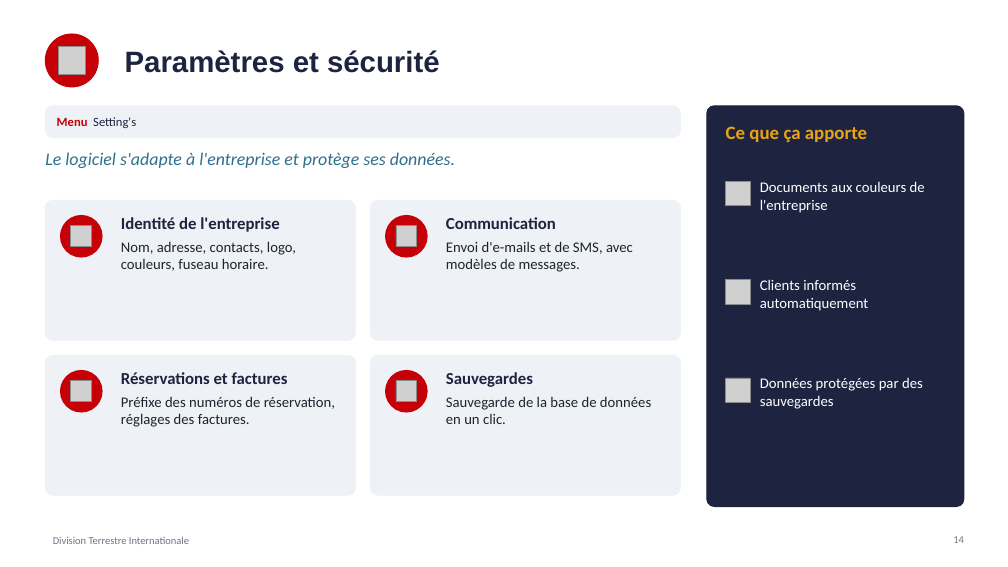
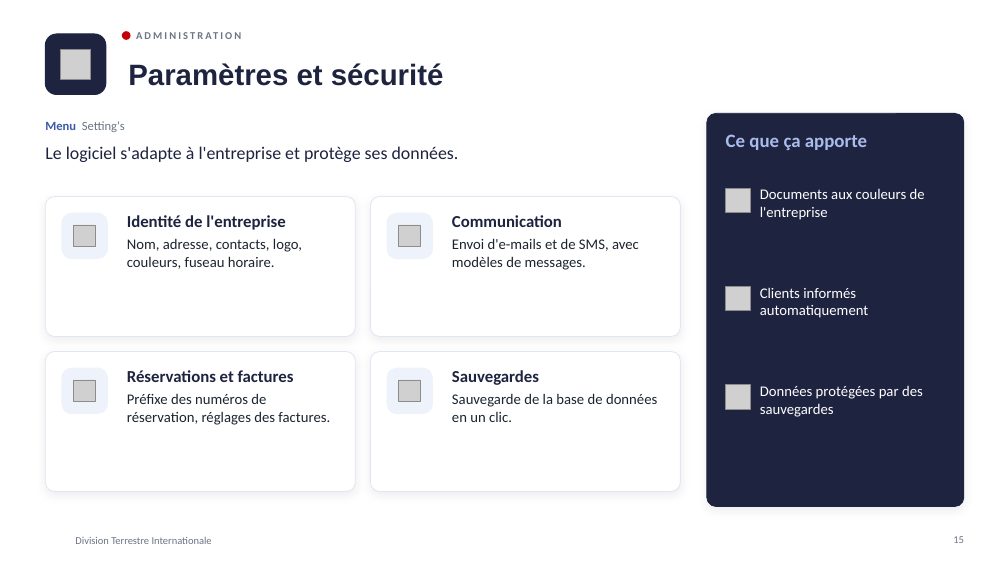
Before and after one commit to meledjearmel/portfolio-assets, a slide deck: slide 15 of formations/dti/presentation-division-terrestre-internationale.pptx (slide 14 before the commit). Drawn at 1008x567 pixels with LibreOffice and Linux fonts; fonts in the diff are those of the drawing; grey boxes stand for pictures; background and template pictures are left out. Boxes give left, top, right and bottom in pixels: in the first picture for what was removed or moved away, otherwise in the second. Text is boxed around its words. In the diff, an @@ line names an element or a change of style, - is before the commit and + after.

```diff
--- a/formations/dti/presentation-division-terrestre-internationale.pptx
+++ b/formations/dti/presentation-division-terrestre-internationale.pptx
@@ text added at box(136, 23, 741, 48), 10 pt, text #6B7584, bold @@
+ADMINISTRATION
@@ rounded rectangle added at box(45, 34, 106, 95), fill #1E2340, outline #1E2340 1 pt @@
@@ picture: place and size @@
-picture at box(58, 47, 85, 74)
+picture at box(60, 49, 91, 79)
@@ title "Paramètres et sécurité": place and size @@
-title "Paramètres et sécurité" at box(125, 50, 440, 73)
+title "Paramètres et sécurité" at box(128, 63, 444, 86)
@@ ellipse: place and size @@
-ellipse at box(45, 34, 98, 87)
+ellipse at box(123, 32, 130, 39)
@@ text "Menu Setting's": place and size @@
-text "Menu Setting's" at box(57, 117, 136, 128)
+text "Menu Setting's" at box(45, 121, 125, 132)
@@ text "Menu Setting's" at box(45, 121, 125, 132): text colour #C60007 to #3B5BA9 in "Menu"; text colour #1E2340 to #6B7584 in "Setting's" @@
@@ rounded rectangle removed at box(45, 106, 681, 138) @@
@@ rounded rectangle: place and size @@
-rounded rectangle at box(707, 106, 964, 507)
+rounded rectangle at box(707, 113, 964, 507)
@@ rounded rectangle at box(707, 113, 964, 507): outline #1E2340 1 pt to #1E2340 0.75 pt; shadow on; proportions changed @@
@@ text "Le logiciel s'adapte à l'entreprise ..." at box(45, 146, 459, 162): text colour #2E6F8E to #1E2340, italic off @@
@@ text "Ce que ça apporte" at box(726, 134, 867, 150): text colour #E8A317 to #A9BCEB @@
@@ text "Identité de l'entreprise": place and size @@
-text "Identité de l'entreprise" at box(121, 217, 296, 271)
+text "Identité de l'entreprise" at box(127, 215, 302, 269)
@@ text "Communication": place and size @@
-text "Communication" at box(446, 217, 633, 272)
+text "Communication" at box(452, 215, 639, 270)
@@ 3 pictures, 1 text: place and size @@
-3 pictures, 1 text at box(726, 181, 925, 402)
+3 pictures, 1 text at box(726, 188, 925, 409)
@@ ellipse removed at box(60, 216, 102, 257) @@
@@ rounded rectangle added at box(62, 213, 107, 259), fill #EEF2FA, outline #EEF2FA 1 pt @@
@@ 4 pictures: place and size @@
-4 pictures at box(71, 226, 417, 402)
+4 pictures at box(74, 225, 421, 402)
@@ ellipse removed at box(386, 216, 427, 257) @@
@@ rounded rectangle added at box(387, 213, 433, 259), fill #EEF2FA, outline #EEF2FA 1 pt @@
@@ 3 texts: place and size @@
-3 texts at box(726, 126, 923, 409)
+3 texts at box(726, 134, 923, 417)
@@ fill #EEF1F5 to #FFFFFF; outline #EEF1F5 1 pt to #E1E6F0 0.75 pt; shadow on; proportions changed in 4 elements at box(371, 197, 681, 337), box(45, 197, 355, 337), box(45, 352, 355, 492), box(371, 352, 681, 492) @@
@@ ellipse removed at box(60, 371, 102, 412) @@
@@ rounded rectangle added at box(62, 368, 107, 414), fill #EEF2FA, outline #EEF2FA 1 pt @@
@@ text "Réservations et factures" rewrapped from box(121, 372, 335, 427) to box(127, 370, 330, 425) @@
@@ ellipse removed at box(386, 371, 427, 412) @@
@@ rounded rectangle added at box(387, 368, 433, 414), fill #EEF2FA, outline #EEF2FA 1 pt @@
@@ text "Sauvegardes": place and size @@
-text "Sauvegardes" at box(446, 372, 651, 424)
+text "Sauvegardes" at box(452, 370, 657, 422)
@@ text "Division Terrestre Internationale": place and size @@
-text "Division Terrestre Internationale" at box(53, 537, 189, 544)
+text "Division Terrestre Internationale" at box(75, 537, 212, 544)
@@ page number at box(953, 536, 964, 543): text changed @@
-14
+15
```
Also in this commit, not shown: 17 other slides changed, 2 slides added, 1 other file.
